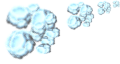
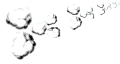
Comparing the layer stacks of the two 120×64 images. Changes:
added layer "crushed-2-light" above "crushed-2" over <box>4,0,120,60</box>
renamed "Layer Group #8" to "crushed-1", hid the group it (24 layers) over <box>5,1,120,56</box>
renamed "Layer Group #4" to "crushed", hid the group it (24 layers) over <box>4,0,120,60</box>
